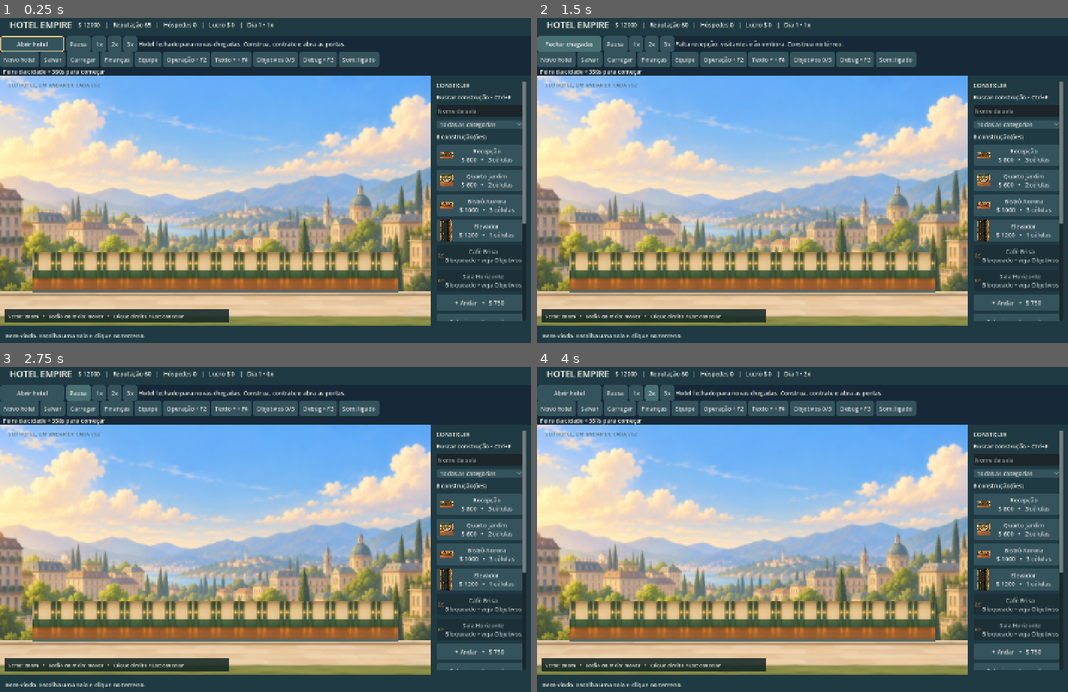
Above: before the commit, frames 1-4 (two rows, left to right).
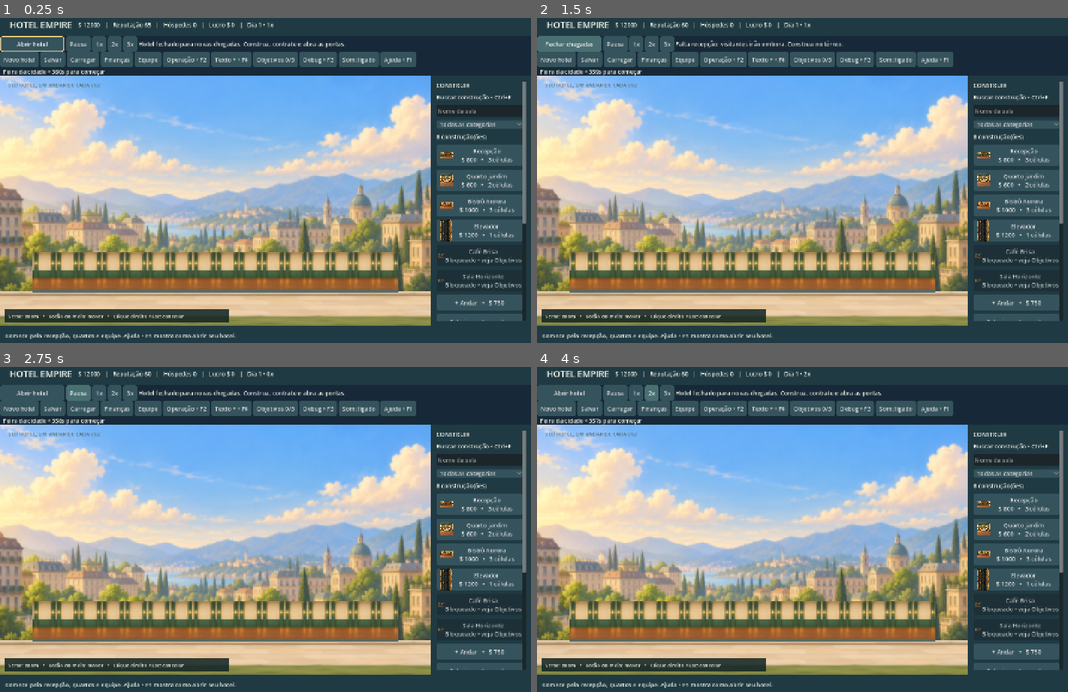
Above: after the commit, the same moments.

Repository: GHPXD/Hotel-Empire
Game: Godot game, scene res://core/game/main.tscn
Two runs of this game, one before a commit and one after it. Both use one fixed random seed, a clock stepped at 60 frames per second and the inputs below.
Inputs:
- Up to frame 1 (0.25 s): no input
- Up to frame 2 (1.5 s): click "Abrir hotel" at 0.5 s; click "Fechar chegadas" at 1.25 s
- Up to frame 3 (2.75 s): click "Pausa" at 2 s
- Up to frame 4 (4 s): click "1x" at 2.75 s; click "2x" at 3.5 s

The runs differ from the first frame. In frame 1, 0.7% of the frame differs, in the area x 0-79%, y 10-99%; in frame 2, 0.7%; in frame 3, 0.7%; in frame 4, 0.7%.

Commit message:
feat: add in-game help for starting and managing hotels

Diff:
--- a/core/game/main.gd
+++ b/core/game/main.gd
@@ -19,6 +19,7 @@
 var audio: HotelAudio
 var exit_dialog: ConfirmationDialog
 var exit_focus: Control
+var help_panel: HotelHelpPanel
 
 func _ready() -> void:
 	if OS.get_cmdline_user_args().has("--simulate"):
@@ -78,6 +79,11 @@
 	finances_dialog.theme = hud.theme
 	finances_dialog.title = "Finanças do hotel"
 	add_child(finances_dialog)
+	help_panel = HotelHelpPanel.new()
+	help_panel.theme = hud.theme
+	add_child(help_panel)
+	hud.help_requested.connect(help_panel.open_guide)
+	_bind_popup(help_panel, hud.help_button)
 	_bind_popup(operations_panel, hud.operations_button)
 	_bind_popup(progression_panel, hud.objectives_button)
 	_bind_popup(staff_panel, hud.session_buttons["Equipe"])
@@ -115,7 +121,7 @@
 	await preload("res://debug/release_smoke.gd").new().run(self)
 
 func _process(delta: float) -> void:
-	if hud == null or (exit_dialog != null and exit_dialog.visible):
+	if hud == null or (exit_dialog != null and exit_dialog.visible) or (help_panel != null and help_panel.visible):
 		return
 	accumulator += minf(delta, 0.25) * session.speed
 	var previous_objectives: int = session.progression.completed.size()
@@ -141,7 +147,7 @@
 		return
 	if exit_dialog.visible:
 		return
-	for panel: Window in [new_dialog, finances_dialog, staff_panel, progression_panel, operations_panel]:
+	for panel: Window in [new_dialog, finances_dialog, staff_panel, progression_panel, operations_panel, help_panel]:
 		panel.hide()
 	exit_focus = get_viewport().gui_get_focus_owner()
 	exit_dialog.dialog_text = "Salvar esta partida antes de sair?\nSair sem salvar preserva apenas o último save."
@@ -176,6 +182,8 @@
 		_toggle_text_size()
 	elif event.is_action_pressed("search_build"):
 		hud.build_search.grab_focus()
+	elif event.is_action_pressed("show_help"):
+		help_panel.open_guide()
 
 func _on_build_requested(definition: RoomDefinition) -> void:
 	view.blueprint = definition
@@ -239,6 +247,7 @@
 	_refresh()
 
 func _replace_session(value: HotelSession) -> void:
+	help_panel.hide()
 	operations_panel.hide()
 	operations_panel.reset_filters()
 	hud.reset_catalog()
@@ -341,6 +350,11 @@
 	hud.audio_button.text = "Som: ligado" if audio.enabled else "Som: desligado"
 
 func _register_input() -> void:
+	if not InputMap.has_action("show_help"):
+		InputMap.add_action("show_help")
+		var help_key := InputEventKey.new()
+		help_key.physical_keycode = KEY_F1
+		InputMap.action_add_event("show_help", help_key)
 	for binding in [{"name": "toggle_debug", "key": KEY_F3}, {"name": "save_hotel", "key": KEY_S, "ctrl": true}, {"name": "pause_hotel", "key": KEY_SPACE}, {"name": "show_operations", "key": KEY_F2}, {"name": "large_text", "key": KEY_F4}, {"name": "search_build", "key": KEY_F, "ctrl": true}]:
 		if InputMap.has_action(binding.name):
 			continue
--- a/debug/release_smoke.gd
+++ b/debug/release_smoke.gd
@@ -58,18 +58,17 @@
 	await click(tree, game.hud.session_buttons["Carregar"].get_global_rect().get_center())
 	check(equivalent(expected, SessionSnapshot.capture(game.session)), "toolbar restores packaged session")
 	game.session.speed = 0
+	await click(tree, game.hud.help_button.get_global_rect().get_center())
+	check(game.help_panel.visible, "packaged help opens")
+	game._process(1.0)
+	check(equivalent(expected, SessionSnapshot.capture(game.session)), "packaged help preserves session")
+	await close_popup(tree, game.help_panel)
+	check(not game.help_panel.visible, "packaged help closes with Escape")
 	game._show_finances()
 	game.get_tree().root.close_requested.emit()
 	check(game.exit_dialog.visible, "packaged close asks before exit")
 	check(not game.finances_dialog.visible, "packaged exit replaces management popup")
-	for pressed: bool in [true, false]:
-		var event := InputEventKey.new()
-		event.keycode = KEY_ESCAPE
-		event.physical_keycode = KEY_ESCAPE
-		event.pressed = pressed
-		event.window_id = game.exit_dialog.get_window_id()
-		Input.parse_input_event(event)
-		await tree.process_frame
+	await close_popup(tree, game.exit_dialog)
 	check(not game.exit_dialog.visible, "packaged exit cancellation resumes game")
 	check(equivalent(expected, SessionSnapshot.capture(game.session)), "exit cancellation preserves packaged session")
 	if DisplayServer.get_name() != "headless":
@@ -82,6 +81,16 @@
 	file.close()
 	print(JSON.stringify(report))
 	tree.quit(1 if failures else 0)
+
+func close_popup(tree: SceneTree, window: Window) -> void:
+	for pressed: bool in [true, false]:
+		var event := InputEventKey.new()
+		event.keycode = KEY_ESCAPE
+		event.physical_keycode = KEY_ESCAPE
+		event.pressed = pressed
+		event.window_id = window.get_window_id()
+		Input.parse_input_event(event)
+		await tree.process_frame
 
 func click(tree: SceneTree, point: Vector2) -> void:
 	var motion := InputEventMouseMotion.new()
--- /dev/null
+++ b/tests/ui_help.gd
@@ -0,0 +1,44 @@
+extends "res://tests/ui_new_game.gd"
+
+func run() -> void:
+	var game: Node = load("res://core/game/main.tscn").instantiate()
+	root.add_child(game)
+	current_scene = game
+	var previous_large: bool = game.large_text
+	game.session.speed = 3
+	for frame in 4:
+		await process_frame
+	await click(root, game.hud.help_button.get_global_rect().get_center())
+	check(game.help_panel.visible, "help button opens guide")
+	var before := SessionSnapshot.capture(game.session)
+	game._process(2.0)
+	compare(before, SessionSnapshot.capture(game.session), "guide pauses without changing session")
+	check(game.help_panel.details.has_focus(), "keyboard focus on scrollable guide")
+	await dialog_key(game.help_panel, KEY_END)
+	check(game.help_panel.details.get_v_scroll_bar().value > 0, "End scrolls guide by keyboard")
+	await dialog_key(game.help_panel, KEY_ESCAPE)
+	check(not game.help_panel.visible and game.hud.help_button.has_focus(), "escape closes and restores focus")
+	check(game.session.speed == 3, "guide retains speed")
+	game.session.speed = 0
+	await key(root, KEY_F1)
+	check(game.help_panel.visible, "F1 opens guide")
+	if not game.large_text:
+		game._toggle_text_size()
+	for frame in 4:
+		await process_frame
+	await RenderingServer.frame_post_draw
+	game.help_panel.get_texture().get_image().save_png("res://.runtime/help-large.png")
+	game.help_panel.details.scroll_to_line(game.help_panel.details.get_line_count() - 1)
+	for frame in 3:
+		await process_frame
+	await RenderingServer.frame_post_draw
+	game.help_panel.get_texture().get_image().save_png("res://.runtime/help-bottom.png")
+	check(game.help_panel.details.get_v_scroll_bar().value > 0, "long guide remains scrollable")
+	if game.large_text != previous_large:
+		game._toggle_text_size()
+	game._replace_session(HotelSession.new())
+	check(not game.help_panel.visible, "replacing hotel closes guide")
+	game.queue_free()
+	await process_frame
+	print(JSON.stringify({"suite": "ui_help", "failures": failures}))
+	quit(1 if failures else 0)
--- /dev/null
+++ b/ui/hud/help_panel.gd
@@ -0,0 +1,71 @@
+class_name HotelHelpPanel
+extends Window
+
+var details: RichTextLabel
+
+const GUIDE: String = """[b]SEU PRIMEIRO HOTEL[/b]
+1. No catálogo, escolha uma Recepção e clique no térreo para construir.
+2. Acrescente quartos e um Bistrô. Comece compacto e mantenha dinheiro para salários e manutenção.
+3. Para construir acima do térreo, compre um andar e um Elevador. O poço precisa de espaço livre e atende os andares existentes automaticamente.
+4. Abra Equipe e contrate recepcionista e camareiro. Eles procuram trabalho automaticamente; você também pode definir suas atribuições.
+5. Clique em Abrir hotel. Observe as chegadas, as filas e o caixa antes de expandir.
+
+[b]ENTENDA OS GARGALOS[/b]
+Fila na recepção não significa apenas atendimento lento: o primeiro hóspede também pode estar esperando um quarto livre e limpo.
+Quartos marcados LIMPAR precisam de camareiro. Acrescentar quartos sem capacidade de limpeza pode não resolver a fila.
+Muita espera no elevador pede revisão do transporte. Selecione uma instalação para ver seus dados e melhorias; elas custam dinheiro.
+Use Operação (F2), Equipe e Finanças para investigar. Objetivos mostra o que libera novos serviços. Salários e manutenção continuam mesmo com as chegadas fechadas.
+
+[b]CÂMERA E CONSTRUÇÃO[/b]
+Roda do mouse: zoom. Botão do meio: arrastar câmera.
+Clique esquerdo: construir ou selecionar. Botão direito/Esc: cancelar a construção.
++ Andar: expandir para cima. Demolição não devolve dinheiro e pode ser bloqueada enquanto uma sala estiver em uso.
+
+[b]CONTROLES[/b]
+Espaço: pausar/retomar. Botões 1x, 2x e 3x: velocidade.
+Ctrl+F: buscar uma construção. F2: Operação. F3: informações de debug.
+F4: ampliar texto. F1: abrir esta ajuda. Esc: fechar um painel.
+Som: ligar/desligar efeitos. Esta ajuda pausa o hotel; ao fechar, a velocidade anterior é mantida.
+
+[b]SALVAR E CONTINUAR[/b]
+Clique em Salvar ou use Ctrl+S. Não há autosave.
+Carregar retoma o arquivo salvo. Novo hotel pede confirmação e preserva esse arquivo.
+Ao fechar a janela, escolha salvar, sair sem salvar ou continuar jogando. Se a gravação falhar, o jogo permanece aberto.
+"""
+
+func _ready() -> void:
+	title = "Como jogar Hotel Empire"
+	size = Vector2i(680, 520)
+	min_size = Vector2i(450, 300)
+	wrap_controls = true
+	hide()
+	close_requested.connect(hide)
+	var margin := MarginContainer.new()
+	margin.set_anchors_and_offsets_preset(Control.PRESET_FULL_RECT)
+	for side: String in ["left", "right", "top", "bottom"]:
+		margin.add_theme_constant_override("margin_" + side, 18)
+	add_child(margin)
+	var column := VBoxContainer.new()
+	margin.add_child(column)
+	details = RichTextLabel.new()
+	details.bbcode_enabled = true
+	details.text = GUIDE
+	details.focus_mode = Control.FOCUS_ALL
+	details.size_flags_vertical = Control.SIZE_EXPAND_FILL
+	details.custom_minimum_size = Vector2(400, 220)
+	column.add_child(details)
+	var close := Button.new()
+	close.text = "Voltar ao hotel"
+	close.custom_minimum_size.y = 42
+	close.pressed.connect(hide)
+	column.add_child(close)
+
+func open_guide() -> void:
+	popup_centered()
+	details.scroll_to_line(0)
+	details.grab_focus()
+
+func _unhandled_key_input(event: InputEvent) -> void:
+	if event.is_action_pressed("ui_cancel"):
+		hide()
+		set_input_as_handled()
--- a/ui/hud/hotel_hud.gd
+++ b/ui/hud/hotel_hud.gd
@@ -19,6 +19,7 @@
 signal operations_requested
 signal text_size_requested
 signal audio_requested
+signal help_requested
 
 var stats: Label
 var message: Label
@@ -40,6 +41,7 @@
 var sidebar_scroll: ScrollContainer
 var session_buttons: Dictionary = {}
 var audio_button: Button
+var help_button: Button
 const BUILD_CATEGORIES: Array[StringName] = [&"", &"lodging", &"service", &"infrastructure"]
 
 func _ready() -> void:
@@ -90,6 +92,7 @@
 	session_bar.add_child(objectives_button)
 	_button(session_bar, "Debug • F3", func() -> void: debug_requested.emit())
 	audio_button = _button(session_bar, "Som: ligado", func() -> void: audio_requested.emit())
+	help_button = _button(session_bar, "Ajuda • F1", func() -> void: help_requested.emit())
 	debug_label = Label.new()
 	debug_label.autowrap_mode = TextServer.AUTOWRAP_WORD_SMART
 	debug_label.size_flags_horizontal = Control.SIZE_EXPAND_FILL
@@ -172,7 +175,7 @@
 	layout.add_child(footer)
 	message = Label.new()
 	message.autowrap_mode = TextServer.AUTOWRAP_WORD_SMART
-	message.text = "Bem-vindo. Escolha uma sala e clique no terreno."
+	message.text = "Comece pela recepção, quartos e equipe. Ajuda • F1 mostra como abrir seu hotel."
 	footer.add_child(message)
 
 func refresh(hotel: HotelModel, selected: RoomState) -> void:
Not shown, changed: docs/release/LEIA-ME.txt
Not shown, added: tests/ui_help.gd.uid
Not shown, added: ui/hud/help_panel.gd.uid
Not shown, changed: ROADMAP.md
Not shown, changed: TEST_PLAN.md
Not shown, changed: docs/release/README.md
Not shown, changed: tools/test.ps1
